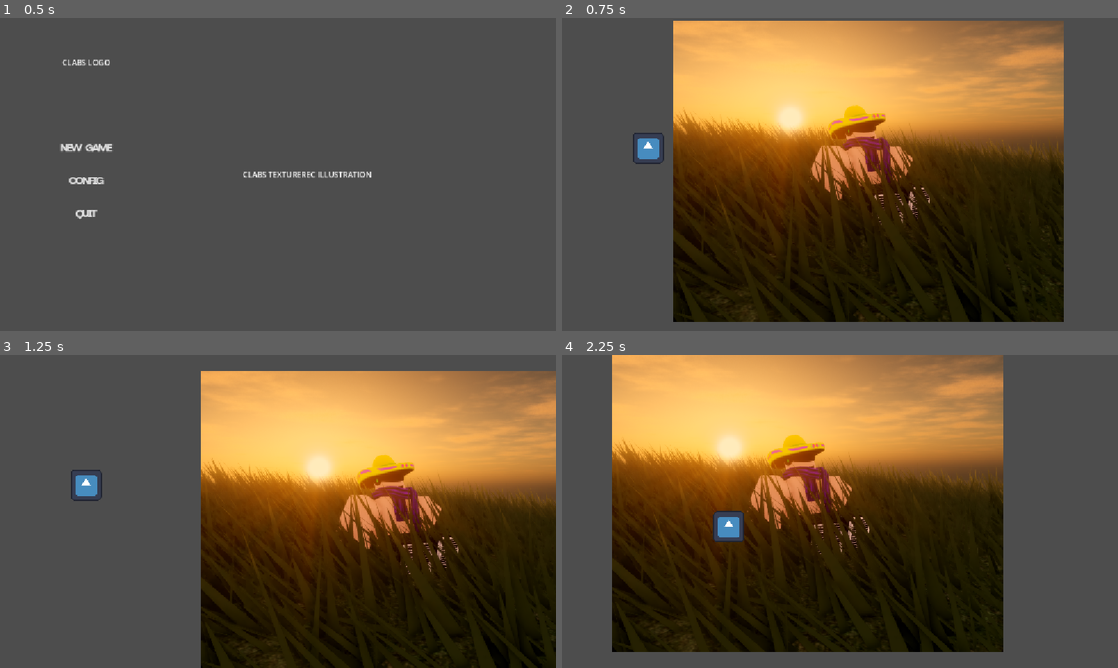
Above: before the commit, frames 1-4 (two rows, left to right).
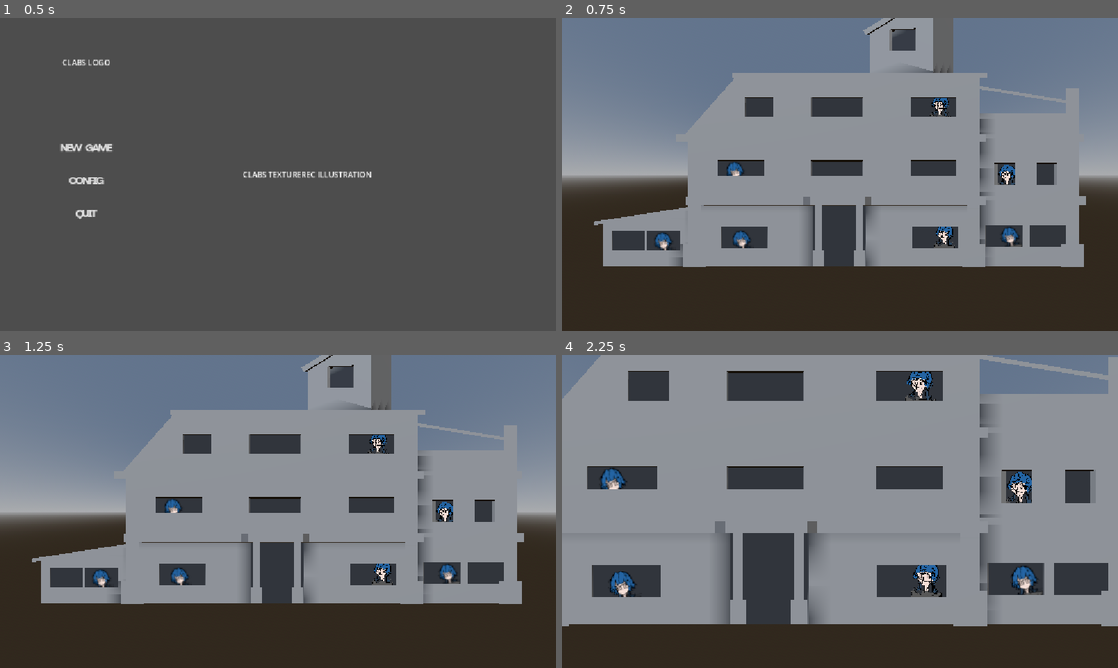
Above: after the commit, the same moments.

Repository: cowburrs/clabs
Game: Godot game, scene res://titlescreen/mainmenu.tscn
Same seed, same stepped clock (60 frames per second), same inputs: the game is played once before the commit and once after it. The engine's default icon, where the game draws it, is replaced by a stand-in: a white triangle on a blue panel in a dark square.
Inputs (mouse positions are in pixels of both pictures, inside the frame that each line leads up to):
- Up to frame 1 (0.5 s): no input
- Up to frame 2 (0.75 s): click "NEW GAME" at 0.5 s
- Up to frame 3 (1.25 s): no input
- Up to frame 4 (2.25 s): move the mouse to (962, 495) at 1.27 s; press the mouse at (962, 495) at 1.28 s; right-click (962, 495) at 1.55 s; move the mouse to (728, 527) at 2.02 s; release the mouse at (728, 527) at 2.03 s; right-click (728, 527) at 2.1 s

Frame 1 is identical in both runs. In frame 2, 99% of the frame differs, in the area x 0-100%, y 0-100%; in frame 3, 99%; in frame 4, 100%.

Commit message:
feat: somewhat game

Diff:
--- /dev/null
+++ b/NewStuff/Anomaly.tscn
@@ -0,0 +1,24 @@
+[gd_scene format=3 uid="uid://p34arus5tam7"]
+
+[ext_resource type="Script" uid="uid://kxwv3obkb3hq" path="res://NewStuff/Scripts/anomaly.gd" id="1_5lacw"]
+[ext_resource type="Texture2D" uid="uid://bxrhijk8chxdv" path="res://assets/1lexi.png" id="2_x65mu"]
+[ext_resource type="Texture2D" uid="uid://1rx522kwusm2" path="res://assets/2lexi.png" id="3_h4ls5"]
+[ext_resource type="Texture2D" uid="uid://b4e3rfgq0r5bg" path="res://assets/3lexi.png" id="4_vpp43"]
+
+[sub_resource type="CapsuleShape3D" id="CapsuleShape3D_h4ls5"]
+radius = 0.26513672
+height = 1.0168457
+
+[node name="Anomaly" type="CharacterBody3D" unique_id=1730844926]
+collision_layer = 2
+collision_mask = 2
+script = ExtResource("1_5lacw")
+girls = Array[CompressedTexture2D]([ExtResource("2_x65mu"), ExtResource("3_h4ls5"), ExtResource("4_vpp43")])
+
+[node name="Sprite3D" type="Sprite3D" parent="." unique_id=1326236032]
+transform = Transform3D(0.1, 0, 0, 0, 0.1, 0, 0, 0, 0.1, 0, 0, 0)
+texture = ExtResource("2_x65mu")
+
+[node name="CollisionShape3D" type="CollisionShape3D" parent="." unique_id=1090629602]
+transform = Transform3D(2, 0, 0, 0, 2, 0, 0, 0, 2, 0, 0, 0)
+shape = SubResource("CapsuleShape3D_h4ls5")
--- /dev/null
+++ b/NewStuff/camera_3d.gd
@@ -0,0 +1,20 @@
+extends Camera3D
+
+@export var cb: CharacterBody3D
+
+var main_camera: Camera3D
+
+
+func _ready() -> void:
+	if cb:
+		for child in cb.get_children():
+			if child is Camera3D:
+				main_camera = child
+				break
+
+
+func _process(_delta: float) -> void:
+	print(position)
+	if main_camera:
+		global_transform = main_camera.global_transform
+		fov = main_camera.fov
--- a/NewStuff/main_3d.tscn
+++ b/NewStuff/main_3d.tscn
@@ -3,7 +3,21 @@
 [ext_resource type="Script" uid="uid://bkfpj83g76fmt" path="res://NewStuff/Scripts/main_3d.gd" id="1_5o84p"]
 [ext_resource type="PackedScene" uid="uid://b8i3l2emmem2k" path="res://NewStuff/house.tscn" id="1_dr3ro"]
 [ext_resource type="PackedScene" uid="uid://cxrulsjgqg5da" path="res://NewStuff/player.tscn" id="2_5o84p"]
-[ext_resource type="Texture2D" uid="uid://othf8aoubwkb" path="res://NewStuff/person.png" id="4_6nuej"]
+[ext_resource type="PackedScene" uid="uid://p34arus5tam7" path="res://NewStuff/Anomaly.tscn" id="4_727o5"]
+[ext_resource type="Shader" uid="uid://cpltn58ep6mya" path="res://NewStuff/shaders/main_3d.gdshader" id="5_727o5"]
+[ext_resource type="Shader" uid="uid://bk4odlyq1qg41" path="res://NewStuff/shaders/pixelate.gdshader" id="6_ehr50"]
+[ext_resource type="Script" uid="uid://8o815tmvlyjp" path="res://NewStuff/camera_3d.gd" id="7_at48w"]
+
+[sub_resource type="ShaderMaterial" id="ShaderMaterial_xvo5f"]
+shader = ExtResource("5_727o5")
+shader_parameter/enabled = true
+shader_parameter/dithering = true
+shader_parameter/colors = 12
+shader_parameter/dither_size = 1
+
+[sub_resource type="ShaderMaterial" id="ShaderMaterial_vocbd"]
+shader = ExtResource("6_ehr50")
+shader_parameter/block_size = 8.0
 
 [sub_resource type="ProceduralSkyMaterial" id="ProceduralSkyMaterial_dr3ro"]
 sky_horizon_color = Color(0.66224277, 0.6717428, 0.6867428, 1)
@@ -17,9 +31,9 @@
 sky = SubResource("Sky_5o84p")
 glow_enabled = true
 
-[sub_resource type="CapsuleShape3D" id="CapsuleShape3D_i7pll"]
-radius = 0.26513672
-height = 1.0168457
+[sub_resource type="ShaderMaterial" id="ShaderMaterial_6r4eq"]
+shader = ExtResource("6_ehr50")
+shader_parameter/block_size = 8.0
 
 [node name="Main3D" type="Node3D" unique_id=1965742130]
 script = ExtResource("1_5o84p")
@@ -29,6 +43,30 @@
 
 [node name="CharacterBody3D" parent="." unique_id=1054110579 instance=ExtResource("2_5o84p")]
 transform = Transform3D(1, 0, 0, 0, 1, 0, 0, 0, 1, 0, 2.8942204, 64.5632)
+
+[node name="CanvasLayer2" type="CanvasLayer" parent="." unique_id=458629303]
+
+[node name="ColorRect" type="ColorRect" parent="CanvasLayer2" unique_id=1956168407]
+visible = false
+material = SubResource("ShaderMaterial_xvo5f")
+offset_left = 3.0
+offset_top = 6.0
+offset_right = 1152.0
+offset_bottom = 648.0
+
+[node name="BackBufferCopy" type="BackBufferCopy" parent="CanvasLayer2" unique_id=1118769043]
+visible = false
+position = Vector2(3, 6)
+copy_mode = 2
+
+[node name="ColorRect2" type="ColorRect" parent="CanvasLayer2" unique_id=617011436]
+visible = false
+material = SubResource("ShaderMaterial_vocbd")
+offset_left = 528.0
+offset_top = 119.0
+offset_right = 1172.0
+offset_bottom = 629.0
+offset_transform_scale = Vector2(2, 2)
 
 [node name="env" type="Node3D" parent="." unique_id=1282242378]
 
@@ -40,13 +78,48 @@
 light_energy = 0.525
 shadow_enabled = true
 
-[node name="Anomaly" type="CharacterBody3D" parent="." unique_id=1520276588]
-transform = Transform3D(1, 0, 0, 0, 1, 0, 0, 0, 1, -4.8551373, 1.322814, -1.106006)
+[node name="SubViewport" type="SubViewport" parent="." unique_id=2129281294]
 
-[node name="Sprite3D" type="Sprite3D" parent="Anomaly" unique_id=2138064870]
-transform = Transform3D(2, 0, 0, 0, 2, 0, 0, 0, 2, 0, 0, 0)
-texture = ExtResource("4_6nuej")
+[node name="AnomalyEffect" type="CanvasLayer" parent="." unique_id=79901746]
 
-[node name="CollisionShape3D" type="CollisionShape3D" parent="Anomaly" unique_id=1816961333]
-transform = Transform3D(1, 0, 0, 0, 1, 0, 0, 0, 1, -0.014519095, -0.008911133, 0)
-shape = SubResource("CapsuleShape3D_i7pll")
+[node name="SubViewportContainer" type="SubViewportContainer" parent="AnomalyEffect" unique_id=1601348279]
+visible = false
+visibility_layer = 2
+material = SubResource("ShaderMaterial_6r4eq")
+anchors_preset = -1
+anchor_bottom = 0.035
+offset_left = 356.0
+offset_top = 165.0
+offset_right = 396.0
+offset_bottom = 182.32
+
+[node name="SubViewport" type="SubViewport" parent="AnomalyEffect/SubViewportContainer" unique_id=180274394]
+transparent_bg = true
+handle_input_locally = false
+render_target_update_mode = 0
+
+[node name="Anomaly3" parent="AnomalyEffect/SubViewportContainer/SubViewport" unique_id=1730844926 instance=ExtResource("4_727o5")]
+transform = Transform3D(0.9839775, 0, -0.1782927, 0, 1, 0, 0.1782927, 0, 0.98397744, 4.831378, 7.4618235, -1.7838461)
+
+[node name="Anomaly2" parent="AnomalyEffect/SubViewportContainer/SubViewport" unique_id=341412302 instance=ExtResource("4_727o5")]
+transform = Transform3D(1, 0, 0, 0, 1, 0, 0, 0, 1, 5.0335336, 1.2670093, -2.5581114)
+
+[node name="Anomaly6" parent="AnomalyEffect/SubViewportContainer/SubViewport" unique_id=1584681972 instance=ExtResource("4_727o5")]
+transform = Transform3D(0.9839775, 0, -0.1782927, 0, 1, 0, 0.1782927, 0, 0.98397744, -4.949459, 4.444024, -0.931142)
+
+[node name="Anomaly4" parent="AnomalyEffect/SubViewportContainer/SubViewport" unique_id=1255750009 instance=ExtResource("4_727o5")]
+transform = Transform3D(1, 0, 0, 0, 1, 0, 0, 0, 1, -8.396858, 1.0692782, -1.7054076)
+
+[node name="Anomaly" parent="AnomalyEffect/SubViewportContainer/SubViewport" unique_id=10004412 instance=ExtResource("4_727o5")]
+transform = Transform3D(1, 0, 0, 0, 1, 0, 0, 0, 1, -4.6452556, 1.1525756, -0.85270387)
+
+[node name="Anomaly7" parent="AnomalyEffect/SubViewportContainer/SubViewport" unique_id=2023741443 instance=ExtResource("4_727o5")]
+transform = Transform3D(1, 0, 0, 0, 1, 0, 0, 0, 1, 8.220242, 1.321249, -3.4108157)
+
+[node name="Anomaly5" parent="AnomalyEffect/SubViewportContainer/SubViewport" unique_id=491853078 instance=ExtResource("4_727o5")]
+transform = Transform3D(0.9839775, 0, -0.1782927, 0, 1, 0, 0.1782927, 0, 0.98397744, 8.035755, 4.132395, -2.6365495)
+
+[node name="Camera3D" type="Camera3D" parent="AnomalyEffect/SubViewportContainer/SubViewport" unique_id=124204934 node_paths=PackedStringArray("cb")]
+transform = Transform3D(1, 0, 0, 0, 1, 0, 0, 0, 1, 0, 0, 25.583712)
+script = ExtResource("7_at48w")
+cb = NodePath("../../../../CharacterBody3D")
--- /dev/null
+++ b/NewStuff/node_3d.gd
@@ -0,0 +1,11 @@
+extends Anomaly
+
+
+# Called when the node enters the scene tree for the first time.
+func _ready() -> void:
+	pass # Replace with function body.
+
+
+# Called every frame. 'delta' is the elapsed time since the previous frame.
+func _process(delta: float) -> void:
+	pass
--- a/NewStuff/player.tscn
+++ b/NewStuff/player.tscn
@@ -45,7 +45,7 @@
 &"Zoom": SubResource("Animation_02rln")
 }
 
-[node name="CharacterBody3D" type="CharacterBody3D" unique_id=1054110579]
+[node name="Player" type="CharacterBody3D" unique_id=1054110579]
 script = ExtResource("1_bkknw")
 
 [node name="MeshInstance3D" type="MeshInstance3D" parent="." unique_id=528002626]
--- /dev/null
+++ b/NewStuff/shaders/main_3d.gdshader
@@ -0,0 +1,69 @@
+shader_type canvas_item;
+
+#define MAXCOLORS 16
+
+uniform bool enabled = true;
+uniform bool dithering = true;
+uniform int colors : hint_range(1, MAXCOLORS) = 12;
+uniform int dither_size: hint_range(1, 8) = 1;
+
+// Godot 4 requires hint_screen_texture to sample the viewport
+uniform sampler2D screen_texture : hint_screen_texture, filter_nearest;
+
+float dithering_pattern(ivec2 fragcoord) {
+	const float pattern[16] = float[](
+		0.00, 0.50, 0.10, 0.65,
+		0.75, 0.25, 0.90, 0.35,
+		0.20, 0.70, 0.05, 0.50,
+		0.95, 0.40, 0.80, 0.30
+	);
+
+	int x = fragcoord.x % 4;
+	int y = fragcoord.y % 4;
+
+	return pattern[y * 4 + x];
+}
+
+float reduce_color(float raw, float dither, int depth) {
+	float div = 1.0 / float(depth);
+	float val = 0.0;
+	int i = 0;
+
+	while (i <= MAXCOLORS) {
+		if (raw > div * (float(i + 1))) {
+			i = i + 1;
+			continue;
+		}
+
+		if (raw * float(depth) - float(i) <= dither * 0.999) {
+			val = div * float(i);
+		} else {
+			val = div * float(i + 1);
+		}
+		return val;
+	}
+
+	return val;
+}
+
+void fragment() {
+	// Sample the screen_texture using SCREEN_UV
+	vec4 raw = texture(screen_texture, SCREEN_UV);
+	ivec2 uv = ivec2(FRAGCOORD.xy / float(dither_size));
+
+	if (enabled) {
+		float dithering_value = 1.0;
+		if (dithering) {
+			dithering_value = dithering_pattern(uv);
+		}
+
+		float d_val = (dithering_value - 0.5) * dithering_value + 0.5;
+
+		COLOR.r = reduce_color(raw.r, d_val, colors - 1);
+		COLOR.g = reduce_color(raw.g, d_val, colors - 1);
+		COLOR.b = reduce_color(raw.b, d_val, colors - 1);
+		COLOR.a = raw.a;
+	} else {
+		COLOR = raw;
+	}
+}
--- /dev/null
+++ b/NewStuff/shaders/pixelate.gdshader
@@ -0,0 +1,17 @@
+shader_type canvas_item;
+
+uniform float block_size : hint_range(1.0, 200.0, 1.0) = 8.0;
+
+uniform sampler2D screen_texture : hint_screen_texture, filter_nearest;
+
+void fragment()
+{
+    vec2 screen_size = 1.0 / SCREEN_PIXEL_SIZE;
+
+    vec2 pixel = SCREEN_UV * screen_size;
+    pixel = floor(pixel / block_size) * block_size;
+
+    vec2 uv = pixel / screen_size;
+
+    COLOR = texture(screen_texture, uv);
+}
--- a/node_2d.tscn
+++ b/node_2d.tscn
@@ -1,8 +1,5 @@
 [gd_scene format=3 uid="uid://dwql252xd8dfw"]
-
-[ext_resource type="Texture2D" uid="uid://dji6rvlnoyvtw" path="res://hololive-dreams_photo_20260731-183256.png" id="1_wtcfe"]
 
 [node name="HololiveDreamsPhoto20260731183256" type="Sprite2D" unique_id=1991387049]
 position = Vector2(615.00006, 325.99994)
 scale = Vector2(0.6098958, 0.6564815)
-texture = ExtResource("1_wtcfe")
--- a/project.godot
+++ b/project.godot
@@ -20,6 +20,19 @@
 window/stretch/mode="canvas_items"
 window/stretch/aspect="expand"
 
+[input]
+
+right_click={
+"deadzone": 0.2,
+"events": [Object(InputEventMouseButton,"resource_local_to_scene":false,"resource_name":"","device":-1,"window_id":0,"alt_pressed":false,"shift_pressed":false,"ctrl_pressed":false,"meta_pressed":false,"button_mask":0,"position":Vector2(0, 0),"global_position":Vector2(0, 0),"factor":1.0,"button_index":2,"canceled":false,"pressed":false,"double_click":false,"script":null)
+]
+}
+left_click={
+"deadzone": 0.2,
+"events": [Object(InputEventMouseButton,"resource_local_to_scene":false,"resource_name":"","device":-1,"window_id":0,"alt_pressed":false,"shift_pressed":false,"ctrl_pressed":false,"meta_pressed":false,"button_mask":0,"position":Vector2(0, 0),"global_position":Vector2(0, 0),"factor":1.0,"button_index":1,"canceled":false,"pressed":false,"double_click":false,"script":null)
+]
+}
+
 [physics]
 
 3d/physics_engine="Jolt Physics"
--- a/titlescreen/mainmenu.gd
+++ b/titlescreen/mainmenu.gd
@@ -1,10 +1,13 @@
 extends MarginContainer
 
-const TEST = preload("res://Test.tscn")
+@export
+var TEST: PackedScene
+
 
 func _on_new_game_pressed() -> void:
 	get_tree().change_scene_to_packed(TEST)
 	pass # Replace with function body.
+
 
 func _on_config_pressed() -> void:
 	pass # Replace with function body.
--- a/titlescreen/mainmenu.tscn
+++ b/titlescreen/mainmenu.tscn
@@ -1,6 +1,7 @@
 [gd_scene format=3 uid="uid://knsgesg77n6e"]
 
 [ext_resource type="Script" uid="uid://c2ojx8jh225nk" path="res://titlescreen/mainmenu.gd" id="1_hgyh7"]
+[ext_resource type="PackedScene" uid="uid://dlr6fmm0i8fmw" path="res://NewStuff/main_3d.tscn" id="2_5ylpp"]
 [ext_resource type="FontFile" uid="uid://7lrnd8fk32y0" path="res://titlescreen/Alphazet-SemiBold.ttf" id="2_ppcxt"]
 
 [sub_resource type="FontVariation" id="FontVariation_cc0m2"]
@@ -27,6 +28,7 @@
 theme_override_constants/margin_right = 120
 theme_override_constants/margin_bottom = 80
 script = ExtResource("1_hgyh7")
+TEST = ExtResource("2_5ylpp")
 
 [node name="HBoxContainer" type="HBoxContainer" parent="." unique_id=542475907]
 layout_mode = 2
Not shown, added: NewStuff/camera_3d.gd.uid
Not shown, added: NewStuff/node_3d.gd.uid
Not shown, added: NewStuff/shaders/main_3d.gdshader.uid
Not shown, added: NewStuff/shaders/pixelate.gdshader.uid
Binary file added: assets/1lexi.png
Not shown, added: assets/1lexi.png.import
Binary file added: assets/2lexi.png
Not shown, added: assets/2lexi.png.import
Binary file added: assets/3lexi.png
Not shown, added: assets/3lexi.png.import
Not shown, changed: gulp.txt
Not shown, added: hi.txt
(and 1 more such lines)
